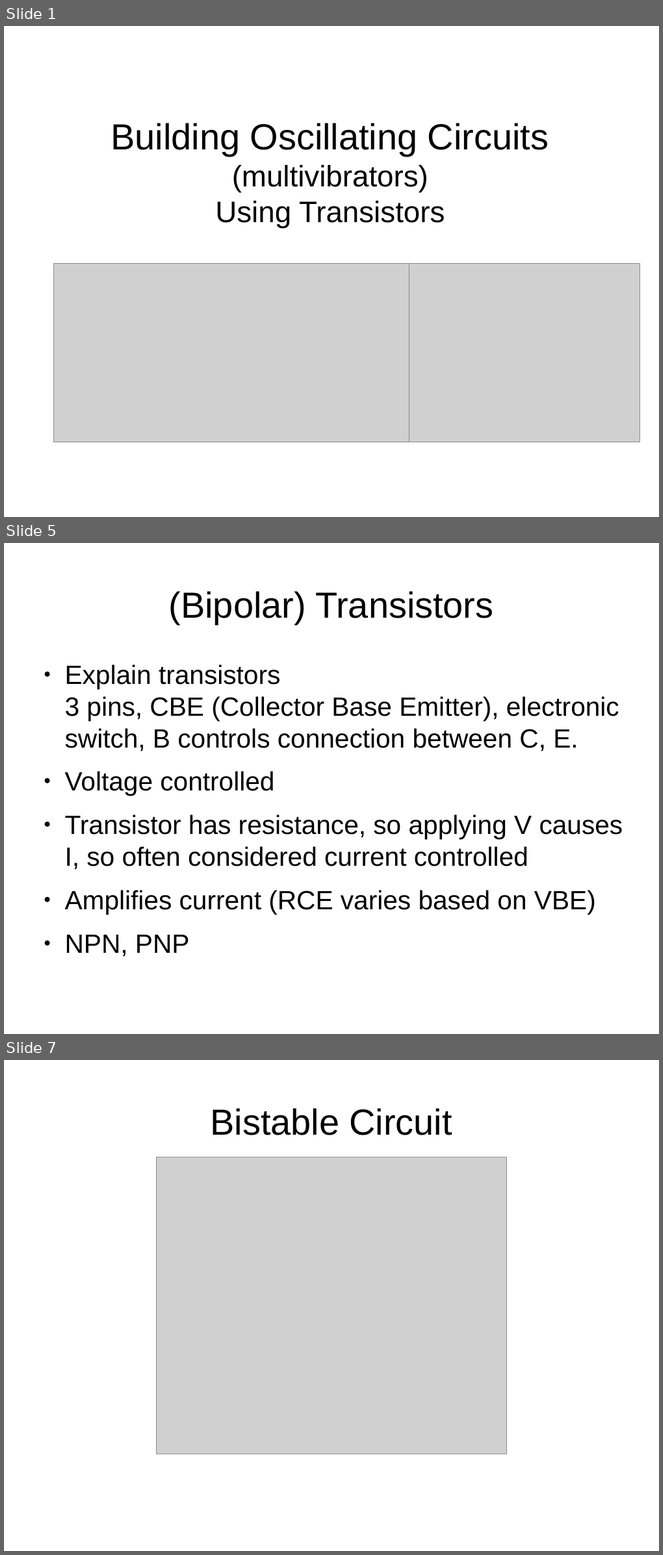
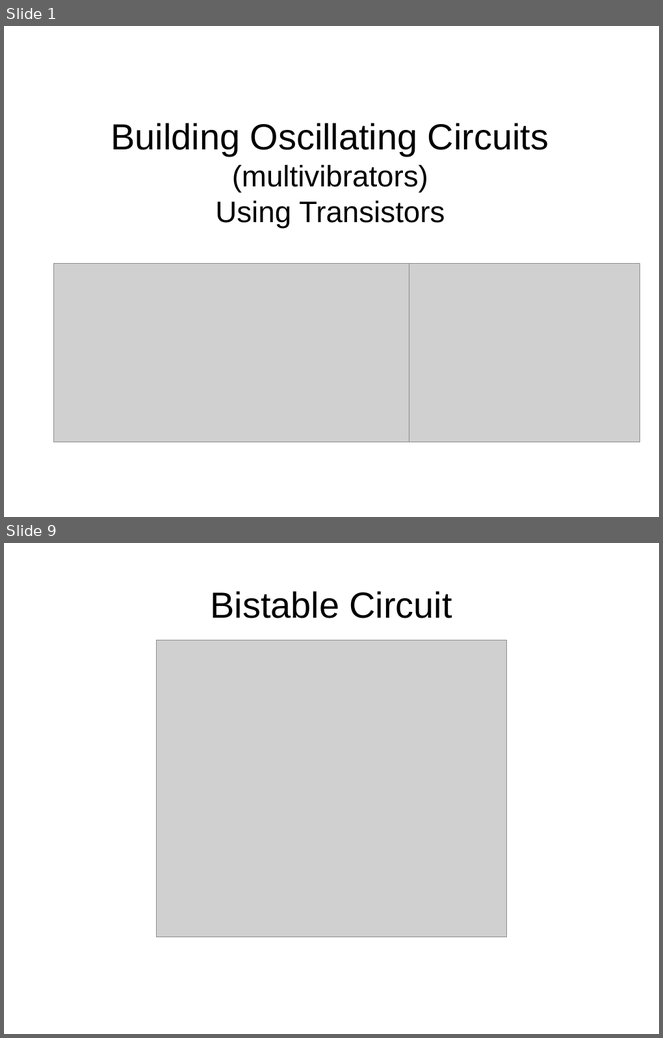
Before and after one commit to swarren/presentations, a slide deck: lcs-multivibrators/lcs-multivibrators.odp. Shown one above the other, each under a label of ours: slides 1, 5 and 7 before the commit, slides 1 and 9 after it; the slides between them are not shown. The pictures are 663x1555 and 663x1038 pixels, drawn with LibreOffice and Linux fonts; fonts in the diff are those of the drawing; grey boxes stand for pictures; background and template pictures are left out. Boxes give left, top, right and bottom in pixels: in the first picture for what was removed or moved away, otherwise in the second. Text is boxed around its words. In the diff, an @@ line names an element or a change of style, - is before the commit and + after.

Commit message:
multivibrators presentation: flesh almost everything out
Might consider interspersing circuit building with explanation.

```diff
--- a/lcs-multivibrators/lcs-multivibrators.odp
+++ b/lcs-multivibrators/lcs-multivibrators.odp
@@ slide 5 removed at (4,543,659,1034), background #FFFFFF @@
@@ title removed at (169,591,493,624) @@
-(Bipolar) Transistors
@@ text removed at (65,665,623,957) @@
-● Explain transistors
-  3 pins, CBE (Collector Base Emitter), electronic switch, B controls connection between C, E.
-● Voltage controlled
-● Transistor has resistance, so applying V causes I, so often considered current controlled
-● Amplifies current (RCE varies based on VBE)
-● NPN, PNP
@@ what was slide 7 is now slide 9 @@
```
Also in this commit, not shown: 9 slides changed, 28 slides added, 10 other slides removed, 3 other files.
